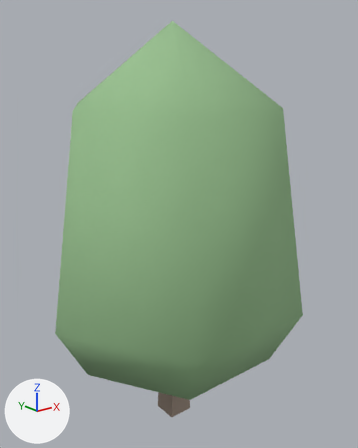
Before and after pictures for a commit that changed the glTF model web/public/models/tree-broadleaf-c.glb.
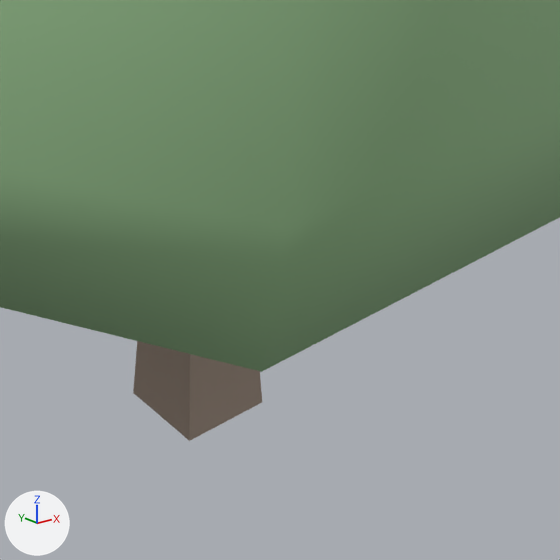
Each version is shown whole from a camera (50 mm lens) standing at (-0.721, -0.924, 0.9) and looking at (0.017, -0.002, 0.531), then close up on the part from 35% to 74% of the width and 68% to 100% of the height. Every picture has the same lights, and +X, +Y and +Z are marked at lower left. The last two pictures show the newer version. Vertices at exactly the same position are counted once.

The first close-up shows 'tree-broadleaf-c'.
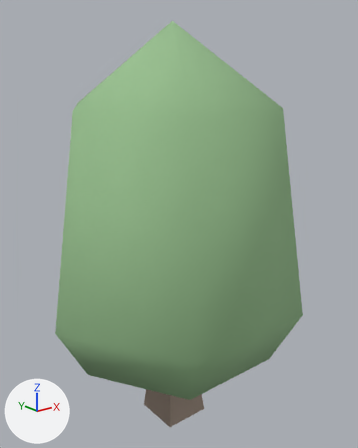
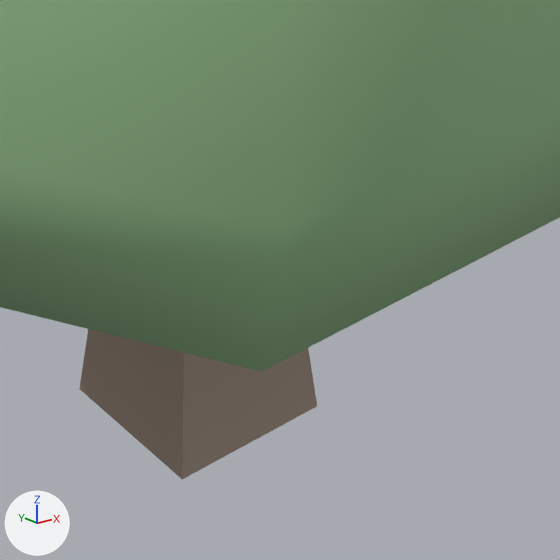
Pixel boxes [x1, y1, x2, y2] of what changed, in the close-ups (560 x 560 px; the box of a moved part takes in the faces that stretch with it):
'tree-broadleaf-c', reshaped
    before: [0, 0, 560, 441]
    after: [0, 0, 560, 479]
part 1 of me_tree_broadleaf_c, moved or reshaped
    before: [133, 341, 262, 441]
    after: [79, 329, 317, 479]

The change, as a diff of the scene's bpy script:
```diff
--- a/web/public/models/tree-broadleaf-c.glb.py
+++ b/web/public/models/tree-broadleaf-c.glb.py
@@ me_tree_broadleaf_c @@
 # used by ob_tree_broadleaf_c; location = (0.0, 0.0, 0.0)
-me_tree_broadleaf_c.from_pydata(...)  # 32 vertices, 58 faces; spans x -0.328..0.328, y -0.284..0.284, z 0.0..1.0
+me_tree_broadleaf_c.from_pydata(...)  # 28 vertices, 54 faces; spans x -0.328..0.328, y -0.284..0.284, z 0.0..1.0
+# me_tree_broadleaf_c part 1
+# 7 vertices are removed from x -0.032..0.032, y -0.032..0.032, z 0.0..0.211
+# 14 faces are deleted
+# 1 vertex moves from x -0.032, y 0.032, z 0.0 to x -0.06, y -0.06, z 0.0
+# 3 vertices are added at (-0.06, 0.06, 0.0), (0.06, 0.06, 0.0), (0.06, -0.06, 0.0)
+# 10 new faces join them, mat_bark (beige #a08e81)
 me_tree_broadleaf_c.materials.append(mat_foliage)
```
